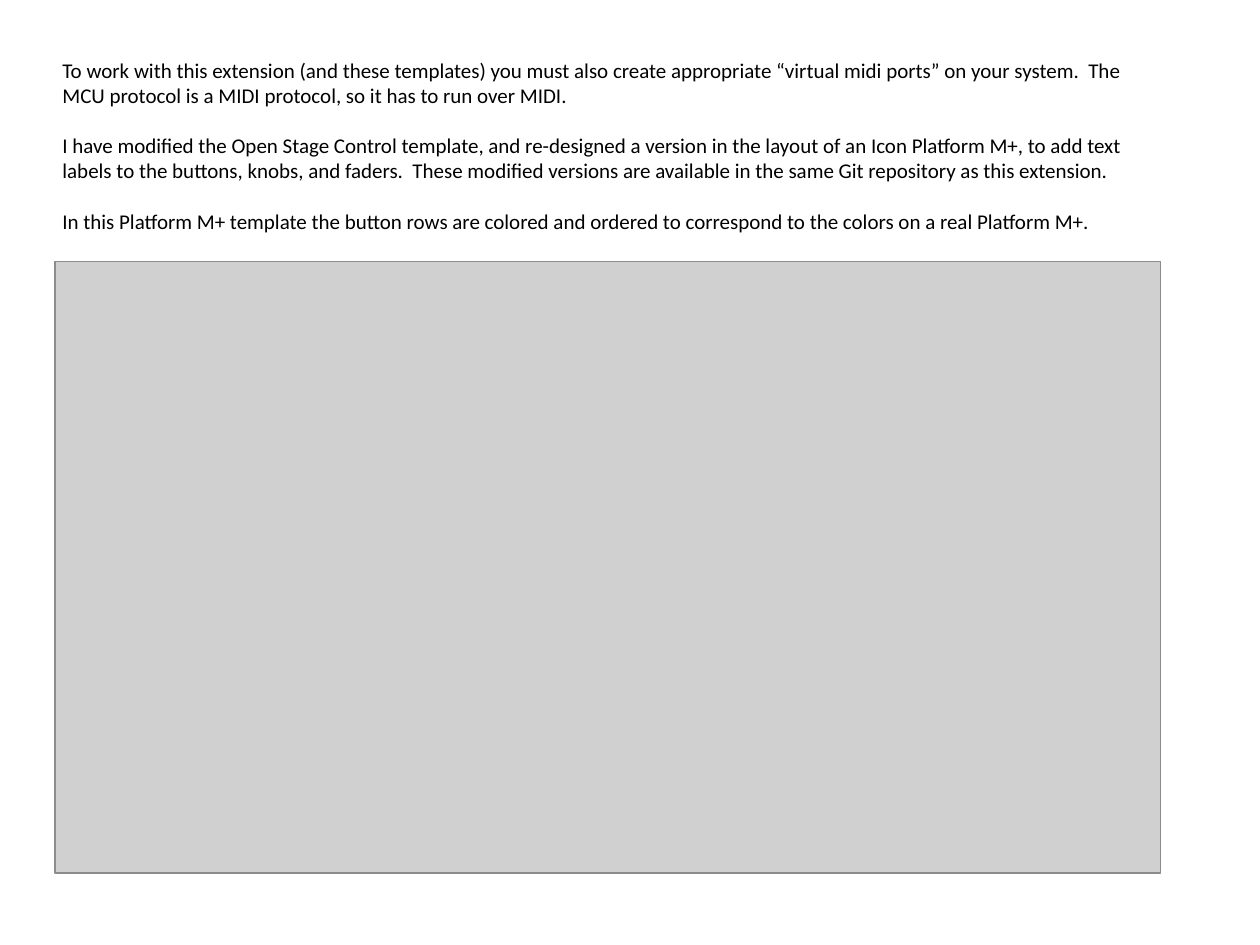
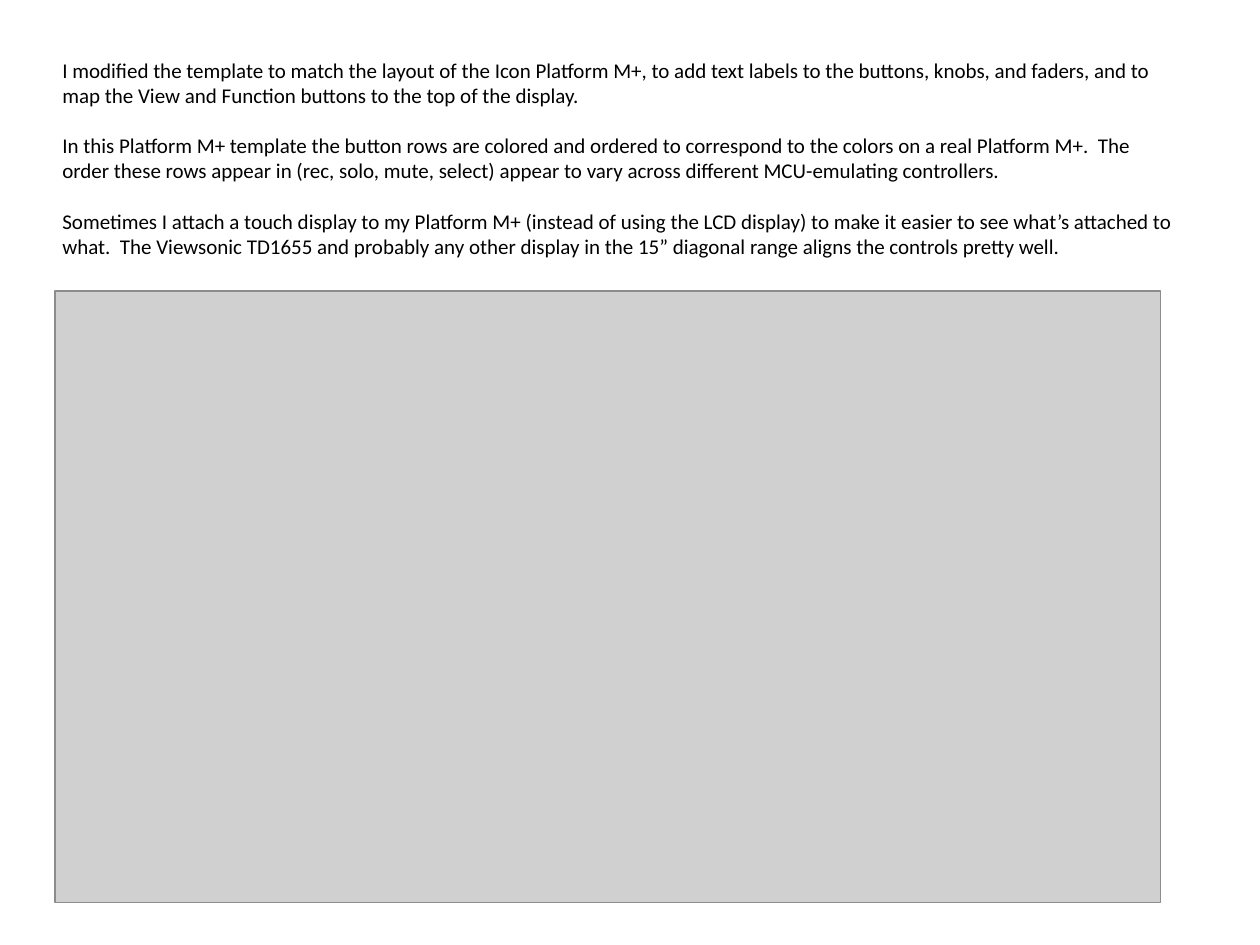
Before and after one commit to WidnerM/GP-MCU, a slide deck: slide 11 of MCU Extension.pptx (slide 10 before the commit). Drawn at 1260x945 pixels with LibreOffice and Linux fonts; fonts in the diff are those of the drawing; grey boxes stand for pictures. Boxes give left, top, right and bottom in pixels: in the first picture for what was removed or moved away, otherwise in the second. Text is boxed around its words. In the diff, an @@ line names an element or a change of style, - is before the commit and + after.

```diff
--- a/MCU Extension.pptx
+++ b/MCU Extension.pptx
@@ text at (62,63,1171,258): text changed @@
-To work with this extension (and these templates) you must also create appropriate “virtual midi ports” on your system. The MCU protocol is a MIDI protocol, so it has to run over MIDI.
-I have modified the Open Stage Control template, and re-designed a version in the layout of an Icon Platform M+, to add text labels to the buttons, knobs, and faders. These modified versions are available in the same Git repository as this extension.
-In this Platform M+ template the button rows are colored and ordered to correspond to the colors on a real Platform M+.
+I modified the template to match the layout of the Icon Platform M+, to add text labels to the buttons, knobs, and faders, and to map the View and Function buttons to the top of the display.
+In this Platform M+ template the button rows are colored and ordered to correspond to the colors on a real Platform M+. The order these rows appear in (rec, solo, mute, select) appear to vary across different MCU-emulating controllers.
+Sometimes I attach a touch display to my Platform M+ (instead of using the LCD display) to make it easier to see what’s attached to what. The Viewsonic TD1655 and probably any other display in the 15” diagonal range aligns the controls pretty well.
@@ picture: place and size @@
-picture at (55,262,1160,873)
+picture at (55,291,1160,902)
```
Also in this commit, not shown: 7 other slides changed, 1 slide added, 9 other files.
